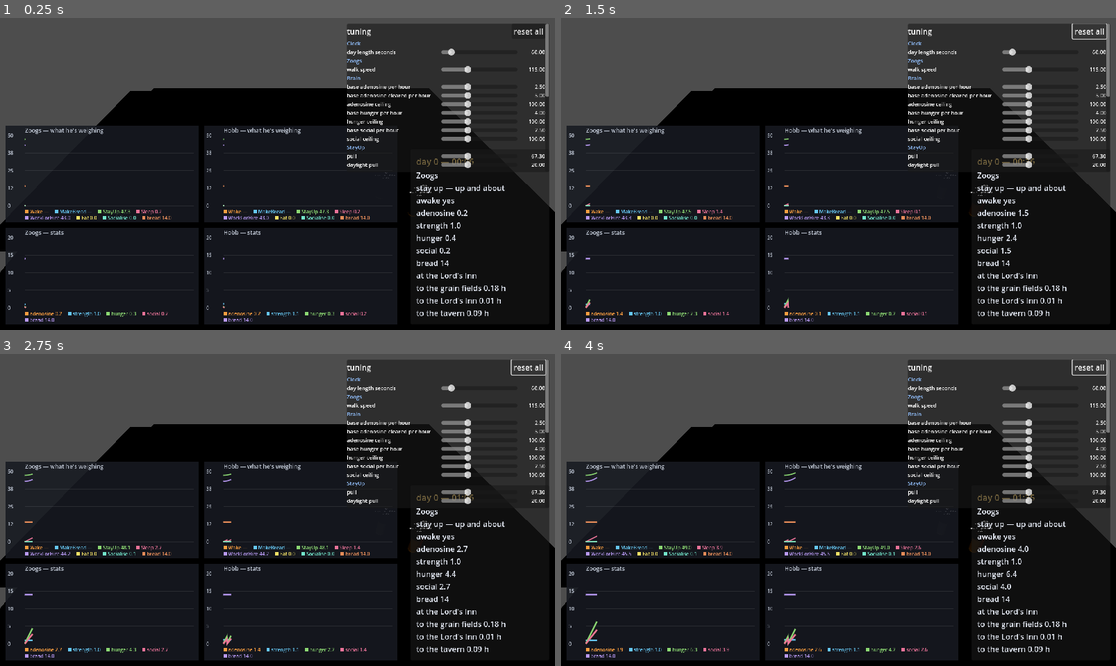
Above: before the commit, frames 1-4 (two rows, left to right).
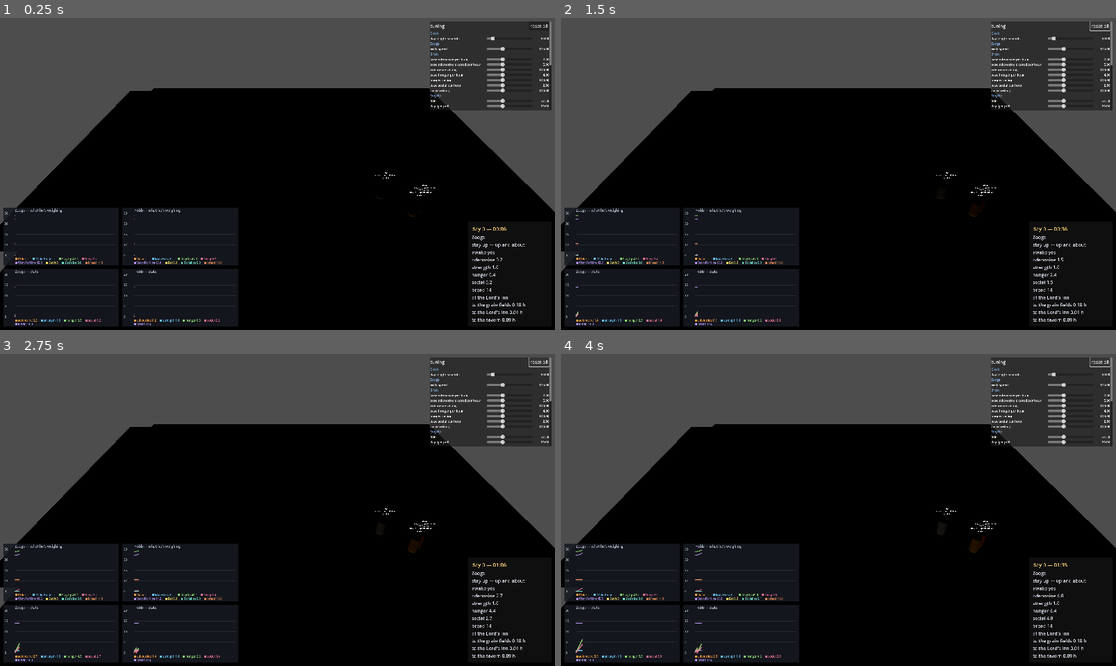
Above: after the commit, the same moments.

Repository: zmkram322/TheKingYouDontSee
Game: Godot game, scene res://game/game.tscn
The game is run twice, just before and just after one commit, with the same random seed, the same clock (stepped at 60 frames per second) and the same inputs.
Inputs:
- Up to frame 1 (0.25 s): no input
- Up to frame 2 (1.5 s): click "reset all" at 1.25 s
- Up to frame 3 (2.75 s): no input
- Up to frame 4 (4 s): no input

The runs differ from the first frame. In frame 1, 41% of the frame differs, in the area x 0-100%, y 1-99%; in frame 2, 41%; in frame 3, 41%; in frame 4, 41%.

Commit message:
Give the comment the rate it was actually arguing with, and open the window
Two loose ends from the 17th and 18th, landed so the tree is clean before
Gate 0.

socialise_step.gd's comment justified company_per_hour against
"base_social_per_hour (4.0)". The real value is 2.5 — 4.0 is hunger's
rate, copied from the neighbouring line. Harmless to behaviour, and the
whole job of that comment is to justify one number against another, so a
wrong number in it is the only thing it could get wrong. Decision 32
records this as done; until now it was done in the ledger and not in the
file.

project.godot gains a maximized window, and the comment is the point: the
two engine defaults it leans on are easy to "fix" and expensive to fix
back. stretch/mode stays absent so the UI keeps its native pixel size and
the corner-anchored panels take proportionally less of the screen as the
window grows; Camera3D.keep_aspect stays KEEP_HEIGHT so a bigger window
draws the same view over more pixels rather than cropping it. The town and
the readouts over their heads get bigger; the graphs do not.

That matters more from here than it did last week. Every Moment on the
boss ladder is watched in a real window, and Gate 1 adds the verb list to
that same corner-anchored layer.

Co-Authored-By: Claude Opus 5 <noreply@anthropic.com>
Claude-Session: https://claude.ai/code/session_01DuYnKkqXTQr6rSXAQXRqyo

Diff:
--- a/tkyds-game/game/actions/socialise_step.gd
+++ b/tkyds-game/game/actions/socialise_step.gd
@@ -49,7 +49,7 @@
 var walk: GoToStep
 
 # How fast the gap closes while he's actually IN company, per world hour.
-# Set well above upkeep's base_social_per_hour (4.0) so company visibly wins
+# Set well above upkeep's base_social_per_hour (2.5) so company visibly wins
 # ground against the tide, rather than merely slowing it.
 @export var company_per_hour := 30.0
 
--- a/tkyds-game/project.godot
+++ b/tkyds-game/project.godot
@@ -13,6 +13,25 @@
 config/name="The King You Don't See — POC v2"
 run/main_scene="res://game/game.tscn"
 config/features=PackedStringArray("4.4", "Forward Plus")
+
+[display]
+
+; Maximized, deliberately, rather than a size typed in: it fills whatever work
+; area the monitor has and needs no number to be right on a second machine.
+;
+; The two DEFAULTS this leans on, and neither should be "fixed" without reading
+; this. display/window/stretch/mode is absent, i.e. disabled — so the UI keeps
+; its NATIVE PIXEL SIZE as the window grows, and every panel (all of them corner-
+; anchored at a fixed size) takes up proportionally less of the screen instead
+; of scaling with it. And Camera3D.keep_aspect is KEEP_HEIGHT, so a bigger
+; window draws the same view over more pixels rather than cropping it — the town
+; gets bigger, the readouts over their heads get bigger, the graphs do not.
+;
+; Set stretch/mode to canvas_items and you undo the whole point: the interface
+; would scale back up with the window and dominate it again at any size.
+window/size/viewport_width=1920
+window/size/viewport_height=1080
+window/size/mode=2
 
 [dotnet]
 
